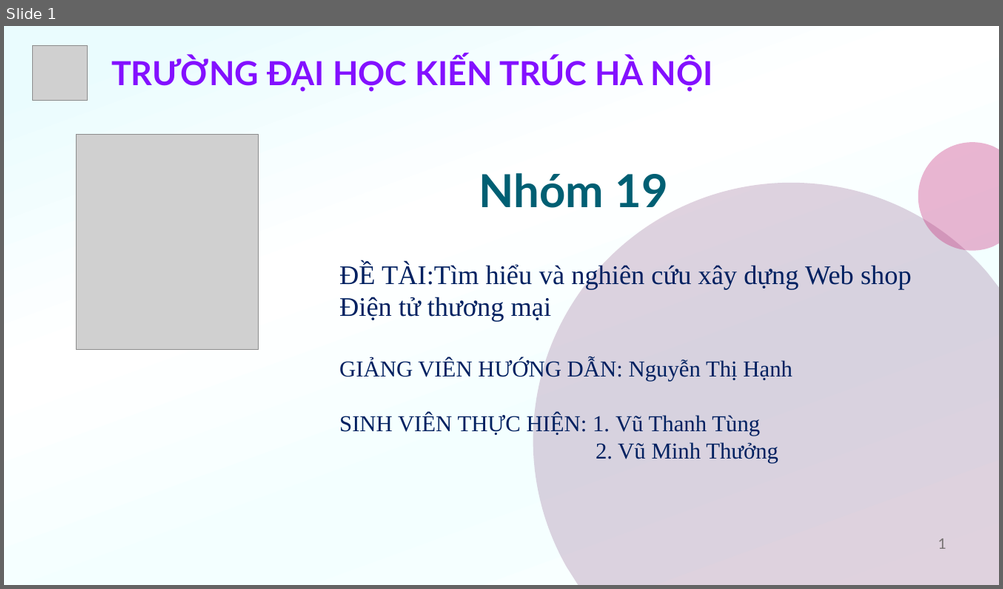
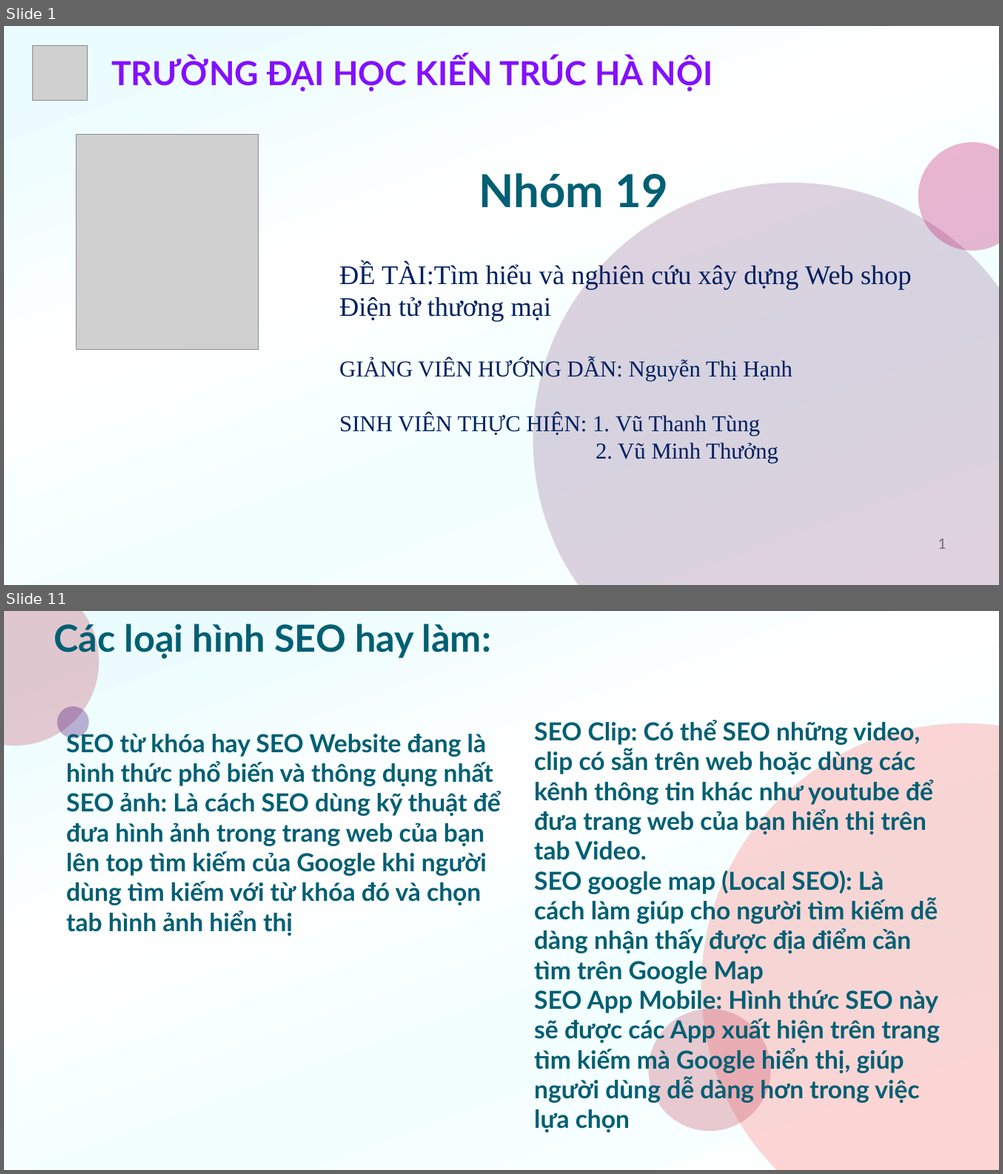
Before and after one commit to f12fullstack/NHOM19-CNWEB, a slide deck: NHOM19-CNWEB/NHÓM 19-HTMLCSSJS.pptx. Shown one above the other, each under a label of ours: slide 1 before the commit, slides 1 and 11 after it; the slides between them are not shown. The pictures are 1003x589 and 1003x1174 pixels, drawn with LibreOffice and Linux fonts; fonts in the diff are those of the drawing; grey boxes stand for pictures. Boxes give left, top, right and bottom in pixels: in the first picture for what was removed or moved away, otherwise in the second. Text is boxed around its words. In the diff, an @@ line names an element or a change of style, - is before the commit and + after.

```diff
--- a/NHOM19-CNWEB/NHÓM 19-HTMLCSSJS.pptx
+++ b/NHOM19-CNWEB/NHÓM 19-HTMLCSSJS.pptx
@@ slide 11 added at [4, 611, 999, 1170], background gradient #EAFCFE to #FFFFFF to #F3FFFF to #FDFFFE @@
@@ freeform shape added at [4, 611, 99, 746], fill #C74F66 at 30% opacity @@
@@ text added at [54, 620, 491, 658], 36 pt, text #005F73, bold @@
+Các loại hình SEO hay làm:
@@ ellipse added at [57, 706, 89, 738], fill #360070 at 30% opacity @@
@@ text added at [534, 719, 940, 1103], 24 pt, text #005F73, bold @@
+SEO Clip: Có thể SEO những video, clip có sẵn trên web hoặc dùng các kênh thông tin khác như youtube để đưa trang web của bạn hiển thị trên tab Video.
+SEO google map (Local SEO): Là cách làm giúp cho người tìm kiếm dễ dàng nhận thấy được địa điểm cần tìm trên Google Map
+SEO App Mobile: Hình thức SEO này sẽ được các App xuất hiện trên trang tìm kiếm mà Google hiển thị, giúp người dùng dễ dàng hơn trong việc lựa chọn
@@ text added at [66, 731, 501, 936], 24 pt, text #005F73, bold @@
+SEO từ khóa hay SEO Website đang là hình thức phổ biến và thông dụng nhất
+SEO ảnh: Là cách SEO dùng kỹ thuật để đưa hình ảnh trong trang web của bạn lên top tìm kiếm của Google khi người dùng tìm kiếm với từ khóa đó và chọn tab hình ảnh hiển thị
@@ freeform shape added at [701, 723, 999, 1170], fill #FF7675 at 30% opacity @@
@@ ellipse added at [649, 1009, 771, 1132], fill #C74F66 at 30% opacity @@
```
Also in this commit, not shown: 19 other slides added, 29 slides removed, 7 other files.
